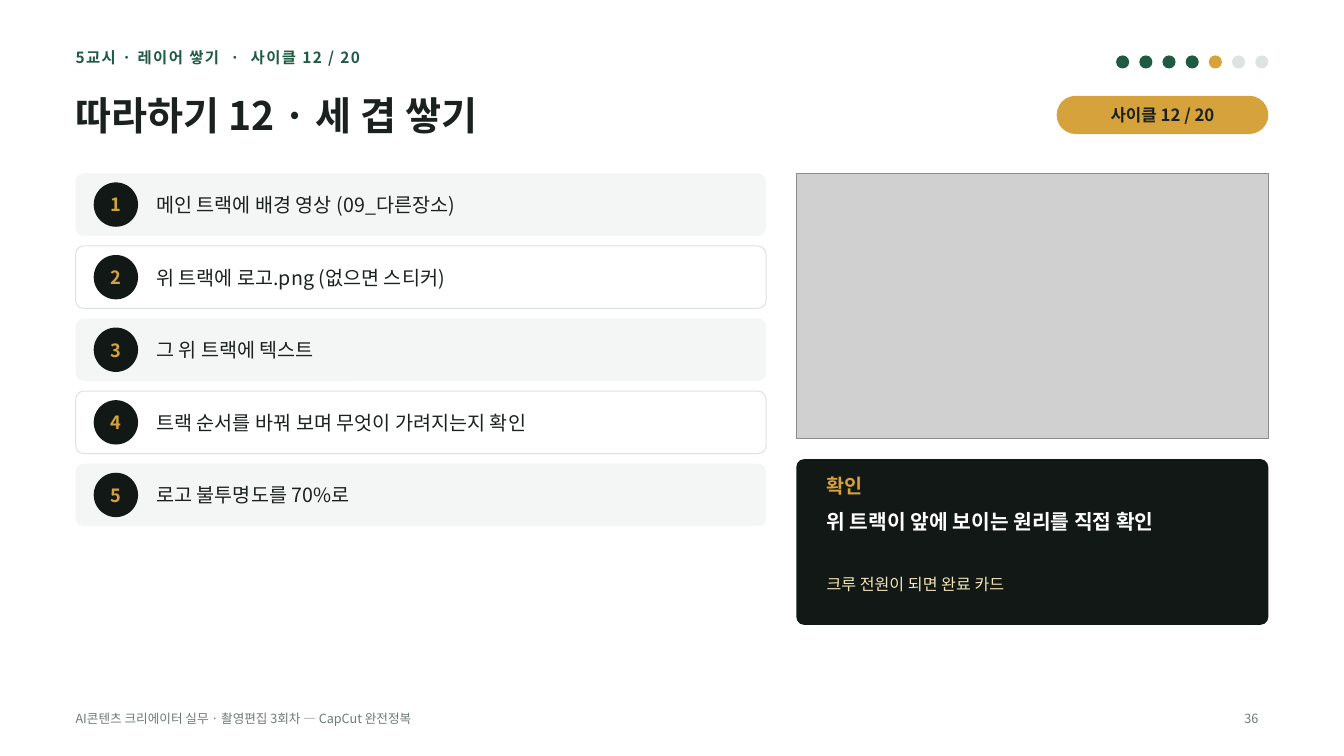
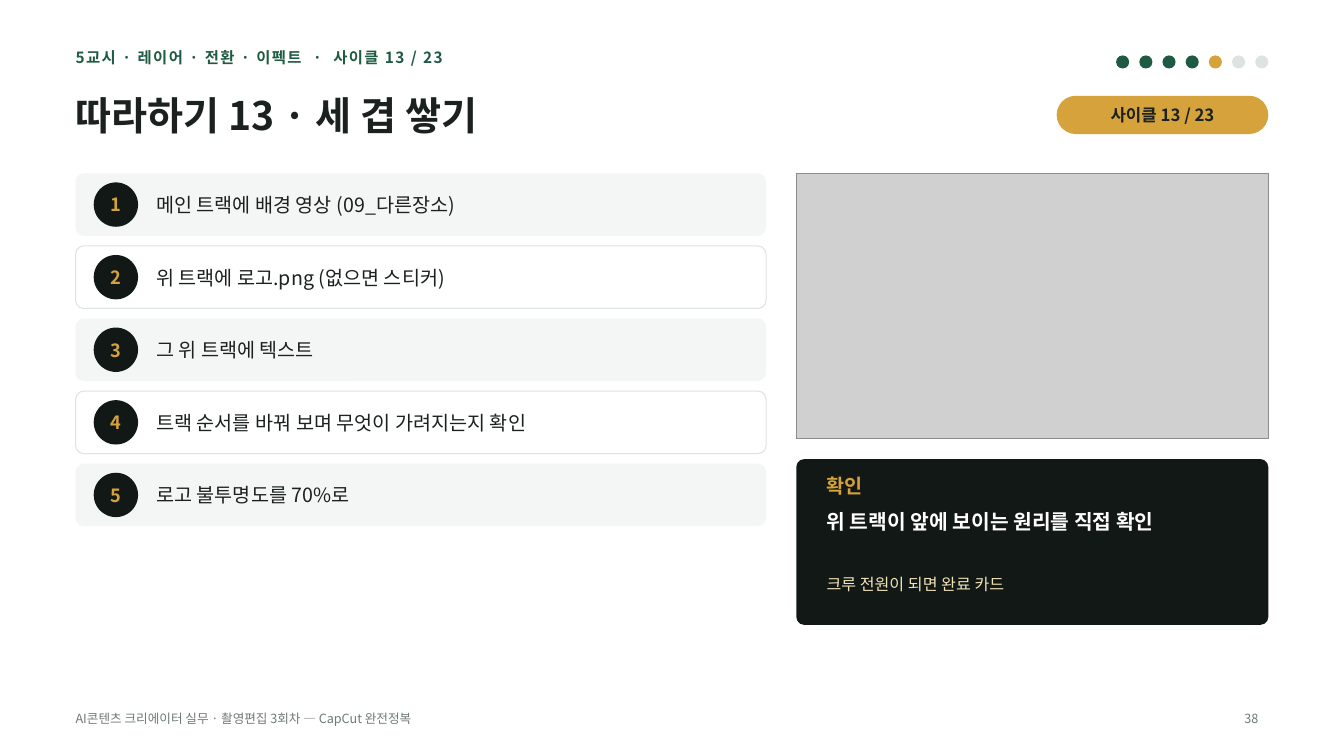
Before and after one commit to yujida/MARUBIT, a slide deck: slide 38 of lectures/03/3회차_CapCut완전정복_슬라이드.pptx (slide 36 before the commit). Drawn at 1344x756 pixels with LibreOffice and Linux fonts; fonts in the diff are those of the drawing; grey boxes stand for pictures. Boxes give left, top, right and bottom in pixels: in the first picture for what was removed or moved away, otherwise in the second. Text is boxed around its words. In the diff, an @@ line names an element or a change of style, - is before the commit and + after.

```diff
--- a/lectures/03/3회차_CapCut완전정복_슬라이드.pptx
+++ b/lectures/03/3회차_CapCut완전정복_슬라이드.pptx
@@ text at (76,50,443,65): text changed @@
-5교시 · 레이어 쌓기 · 사이클 12 / 20
+5교시 · 레이어 · 전환 · 이펙트 · 사이클 13 / 23
@@ title at (76,97,477,134): text changed @@
-따라하기 12 · 세 겹 쌓기
+따라하기 13 · 세 겹 쌓기
@@ text at (1111,107,1215,123): text changed @@
-사이클 12 / 20
+사이클 13 / 23
```
Also in this commit, not shown: 26 other slides changed, 7 slides added, 1 slide removed, 2 other files.
